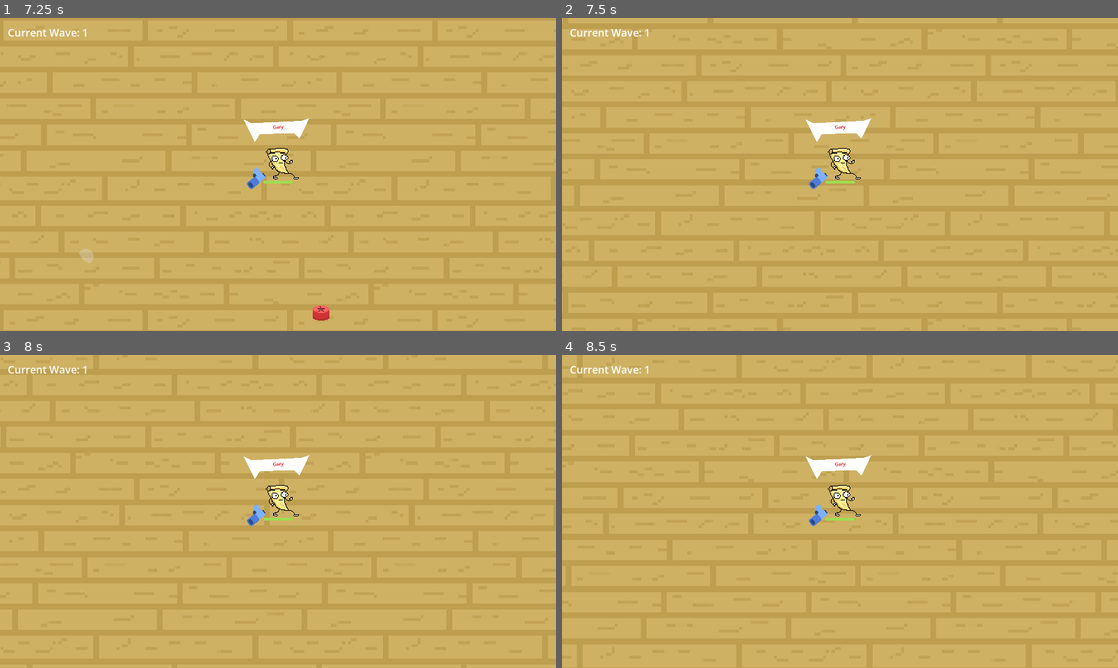
Above: before the commit, frames 1-4 (two rows, left to right).
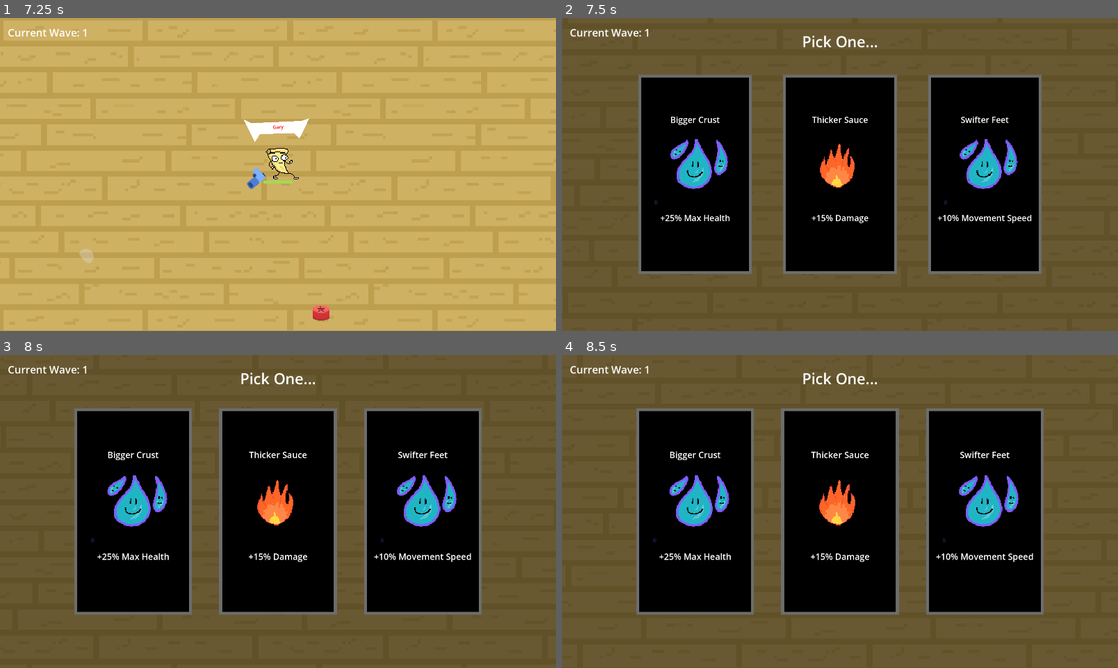
Above: after the commit, the same moments.

Repository: OcksDev/PizzaSurvivors
Game: Godot game, scene res://scenes/menu/splashscreen.tscn
The game is run twice, just before and just after one commit, with the same random seed, the same clock (stepped at 60 frames per second) and the same inputs.
Inputs:
- Up to frame 1 (7.25 s): hold D (move_right) 0.53-1.28 s; hold S (move_down) 1.28-2.03 s; hold D (move_right) 2.03-2.78 s; hold W (move_up) 2.78-3.53 s; hold A (move_left) 3.53-5 s; click "Start" at 5 s; tap Enter at 5.75 s; hold S (move_down) 5.78-6.53 s; hold D (move_right) from 6.53 s (still down)
- Up to frame 2 (7.5 s): release D (move_right) at 7.28 s; hold W (move_up) from 7.28 s (still down)
- Up to frame 3 (8 s): keep holding W (move_up)
- Up to frame 4 (8.5 s): release W (move_up) at 8.03 s; hold D (move_right) from 8.03 s (still down)

Frame 1 is identical in both runs. In frame 2, 100% of the frame differs, in the area x 0-100%, y 0-100%; in frame 3, 100%; in frame 4, 100%.

Commit message:
wave now ends when all enemies are killed

Diff:
--- a/scripts/game/enemies/boss.gd
+++ b/scripts/game/enemies/boss.gd
@@ -2,7 +2,7 @@
 
 @onready var player = get_node("/root/Game/PlayerLol")
 var health = 15 * 5 # 5 times the health of a regular enemy.
-
+var game;
 func _physics_process(delta):
 	if(player != null):
 		var dir = global_position.direction_to(player.global_position);
@@ -16,6 +16,7 @@
 	health -= amount;
 	#%Slime.play_hurt();
 	if (health <= 0):
+		game.killed_enems += 1;
 		Stats.enemies_killed += 1
 		queue_free();
 		var c = preload("res://smoke_explosion/smoke_explosion.tscn");
--- a/scripts/game/enemies/enemy.gd
+++ b/scripts/game/enemies/enemy.gd
@@ -2,6 +2,7 @@
 
 @onready var player = get_node("/root/Game/PlayerLol")
 var health = 15;
+var game;
 
 func _physics_process(delta):
 	if(player != null):
@@ -16,6 +17,7 @@
 	health -= amount;
 	%Slime.play_hurt();
 	if (health <= 0):
+		game.killed_enems += 1;
 		Stats.enemies_killed += 1
 		queue_free();
 		var c = preload("res://smoke_explosion/smoke_explosion.tscn");
--- a/scripts/game/enemies/ranged.gd
+++ b/scripts/game/enemies/ranged.gd
@@ -7,6 +7,7 @@
 var MIN_DISTANCE = 400
 var personal_rng = randf() * 500 - 250
 var was_rotating = false
+var game;
 
 func create_bullet():
 	var new_b = bullet_scene.instantiate()
@@ -47,6 +48,7 @@
 	health -= amount;
 	# %Ranged.play_hurt(); # Does not exist yet.
 	if (health <= 0):
+		game.killed_enems += 1;
 		Stats.enemies_killed += 1
 		queue_free();
 		var c = preload("res://smoke_explosion/smoke_explosion.tscn");
--- a/scripts/game/game.gd
+++ b/scripts/game/game.gd
@@ -32,6 +32,7 @@
 var enemies_for_wave = -1
 var current_wave = -1
 var max_wave_enemies = -1
+var killed_enems = -1
 
 var start_time = 0
 
@@ -126,9 +127,11 @@
 	%PlayerLol._path().progress_ratio = randf();
 	add_child(mob);
 	mob.global_position = %PlayerLol._path().global_position;
+	mob.game = self;
 
 func startwave(wave):
 	current_wave = wave;
+	killed_enems = 0
 	max_wave_enemies = 1 + (3 * wave)
 	enemies_for_wave = max_wave_enemies
 	%SubTimer.wait_time = (0.9 / ((0.15 * wave) + 1)) + 0.1;
@@ -160,7 +163,12 @@
 	if (enemies_for_wave > 0):
 		%SubTimer.start();
 	else:
-		%WaveTimer.start();
+		var ddd = true
+		while ddd:
+			await get_tree().create_timer(0.1).timeout # Wait for 0.1 seconds
+			ddd = killed_enems < max_wave_enemies;
+		await get_tree().create_timer(0.5).timeout # Wait for 0.1 seconds
+		_on_wave_timer_timeout()
 
 func _on_player_lol_died_lol() -> void:
 	# If the music player is not playing or if the music playing is not the game over music, play the starting game music
